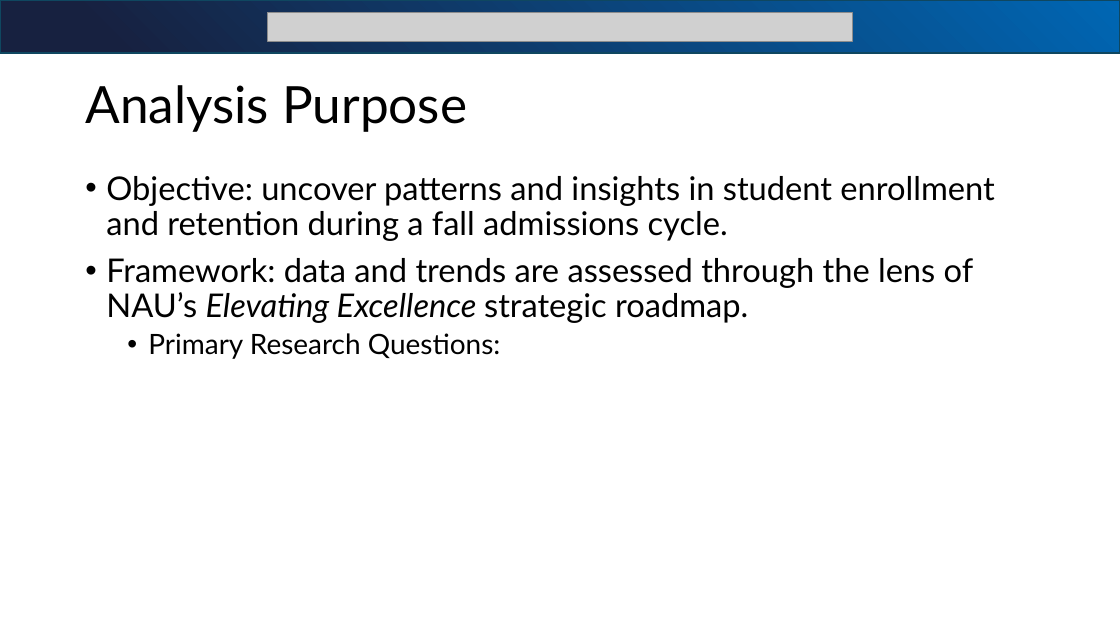
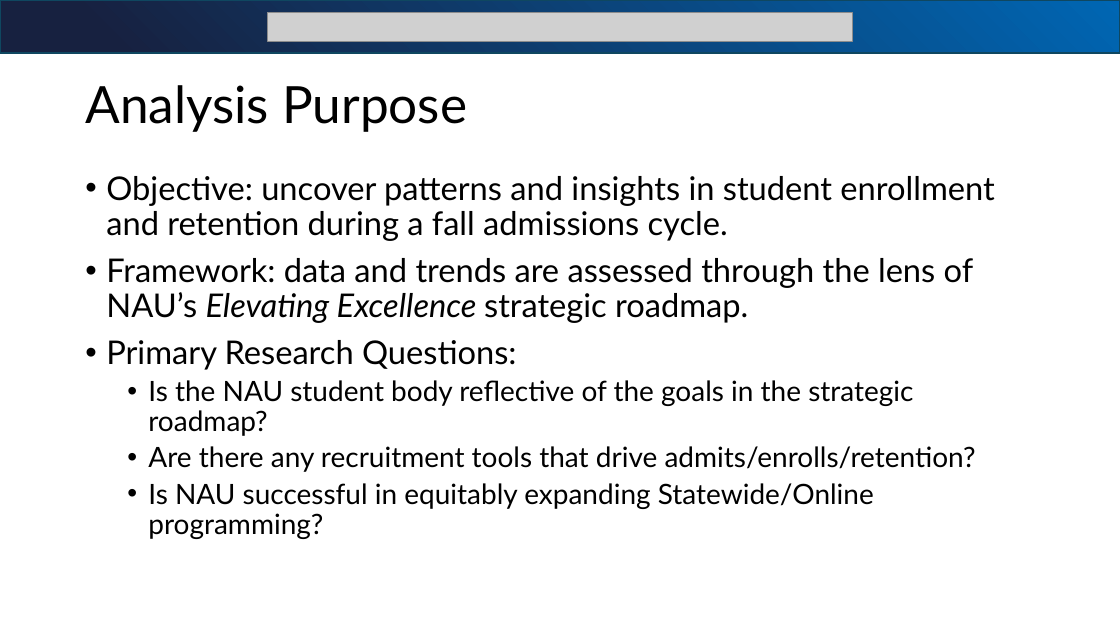
Before and after one commit to bjjefferies/bia_sr_sem_presentation, a slide deck: slide 2 of BIA_SEM_Presentation1.pptx. Drawn at 1120x630 pixels with LibreOffice and Linux fonts; fonts in the diff are those of the drawing; grey boxes stand for pictures. Boxes give left, top, right and bottom in pixels: in the first picture for what was removed or moved away, otherwise in the second. Text is boxed around its words. In the diff, an @@ line names an element or a change of style, - is before the commit and + after.

```diff
--- a/BIA_SEM_Presentation1.pptx
+++ b/BIA_SEM_Presentation1.pptx
@@ text at (x1=106, y1=340, x2=517, y2=370): size 24 to 28 pt in "Primary Research Questions:"; list level 2 to 1 in "Primary Research Questions:" @@
@@ text at (x1=148, y1=380, x2=976, y2=539): paragraphs added @@
+  • Is the NAU student body reflective of the goals in the strategic roadmap?
+  • Are there any recruitment tools that drive admits/enrolls/retention?
+  • Is NAU successful in equitably expanding Statewide/Online programming?
```
Also in this commit, not shown: 2 other slides changed, 1 slide added, 4 other files.
